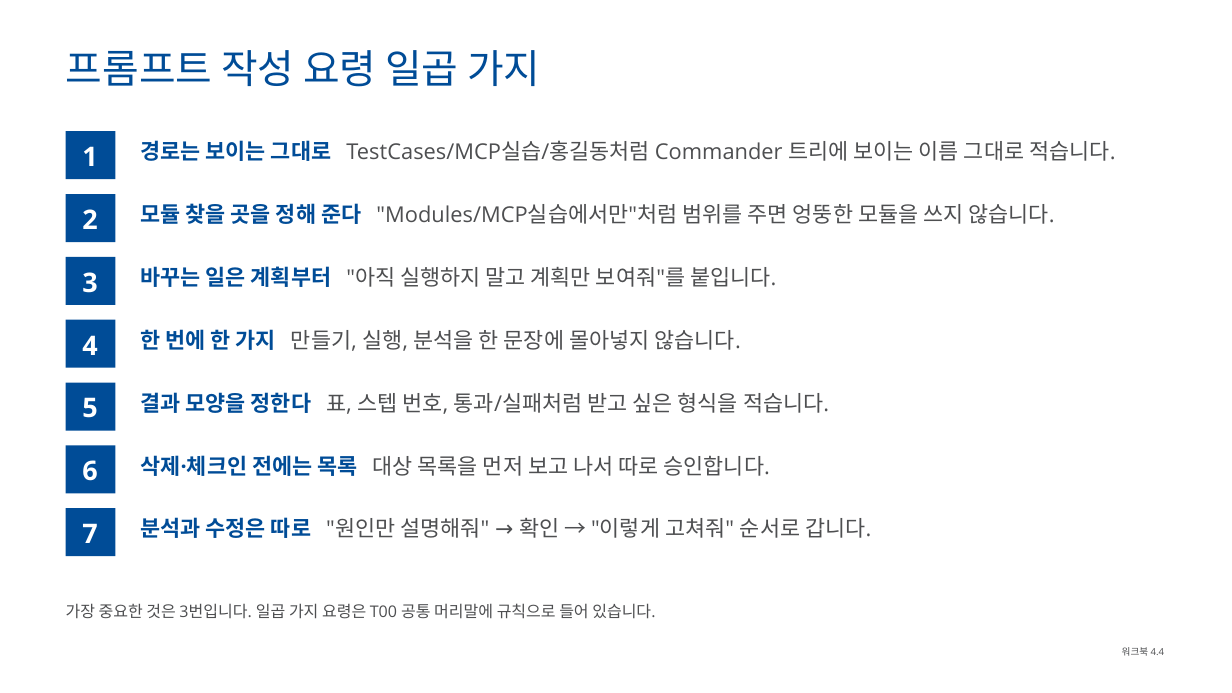
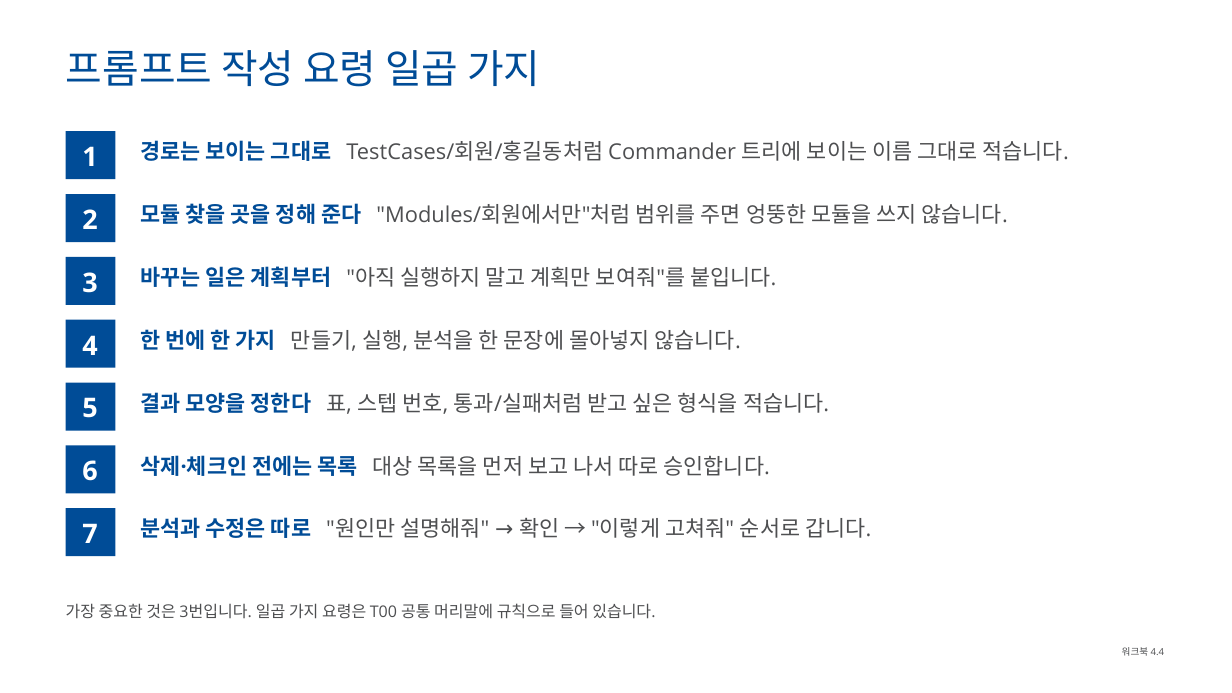
Before and after one commit to tjkim0725/Agent, a slide deck: slide 39 of tosca-mcp-training/Tosca_Commander_MCP_교육자료.pptx. Drawn at 1232x693 pixels with LibreOffice and Linux fonts; fonts in the diff are those of the drawing; background and template pictures are left out. Boxes give left, top, right and bottom in pixels: in the first picture for what was removed or moved away, otherwise in the second. Text is boxed around its words. In the diff, an @@ line names an element or a change of style, - is before the commit and + after.

```diff
--- a/tosca-mcp-training/Tosca_Commander_MCP_교육자료.pptx
+++ b/tosca-mcp-training/Tosca_Commander_MCP_교육자료.pptx
@@ text at [140,140,1069,161]: text changed @@
-경로는 보이는 그대로 TestCases/MCP실습/홍길동처럼 Commander 트리에 보이는 이름 그대로 적습니다.
+경로는 보이는 그대로 TestCases/회원/홍길동처럼 Commander 트리에 보이는 이름 그대로 적습니다.
@@ text at [140,203,1008,224]: text changed @@
-모듈 찾을 곳을 정해 준다 "Modules/MCP실습에서만"처럼 범위를 주면 엉뚱한 모듈을 쓰지 않습니다.
+모듈 찾을 곳을 정해 준다 "Modules/회원에서만"처럼 범위를 주면 엉뚱한 모듈을 쓰지 않습니다.
```
Also in this commit, not shown: 35 other slides changed, 7 slides added, 7 slides removed, 8 other files.
